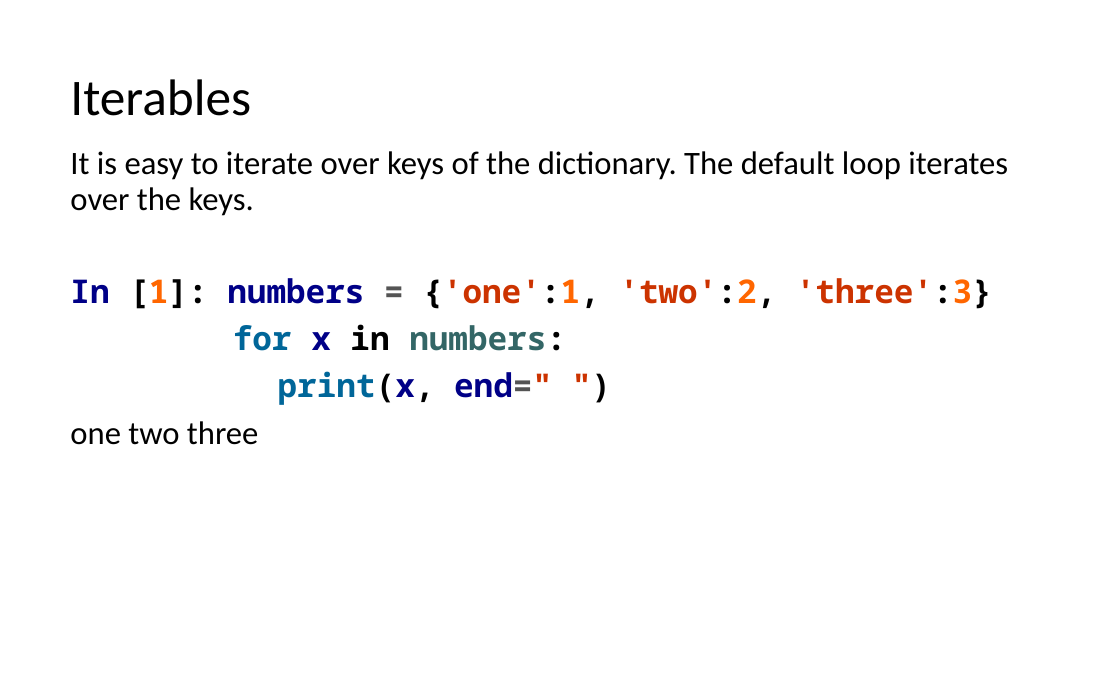
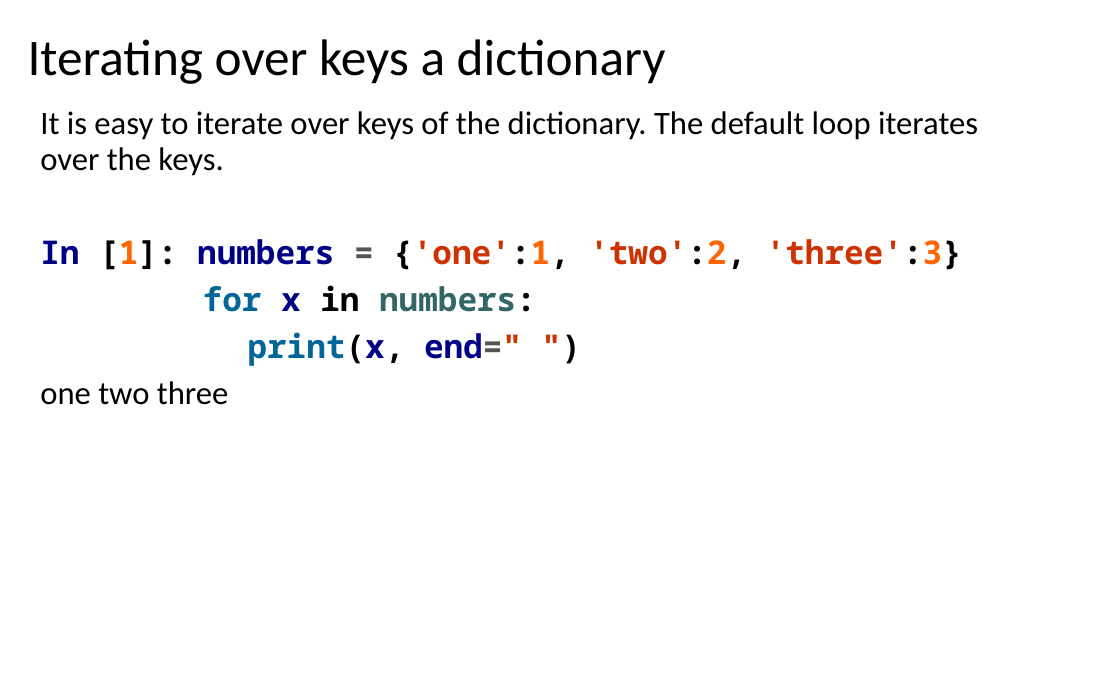
Before and after one commit to LongBaoNguyen/longbaonguyen.github.io, a slide deck: slide 23 of courses/apcsp/lect9.pptx (slide 25 before the commit). Drawn at 1120x700 pixels with LibreOffice and Linux fonts; fonts in the diff are those of the drawing. Boxes give left, top, right and bottom in pixels: in the first picture for what was removed or moved away, otherwise in the second. Text is boxed around its words. In the diff, an @@ line names an element or a change of style, - is before the commit and + after.

```diff
--- a/courses/apcsp/lect9.pptx
+++ b/courses/apcsp/lect9.pptx
@@ title at bbox=[28, 39, 666, 84]: text changed @@
-Iterables
+Iterating over keys a dictionary
@@ text "It is easy to iterate ...": place and size @@
-text "It is easy to iterate ..." at bbox=[70, 151, 1008, 445]
+text "It is easy to iterate ..." at bbox=[40, 111, 978, 405]
```
Also in this commit, not shown: 22 other slides changed, 2 slides removed, 5 other files.
